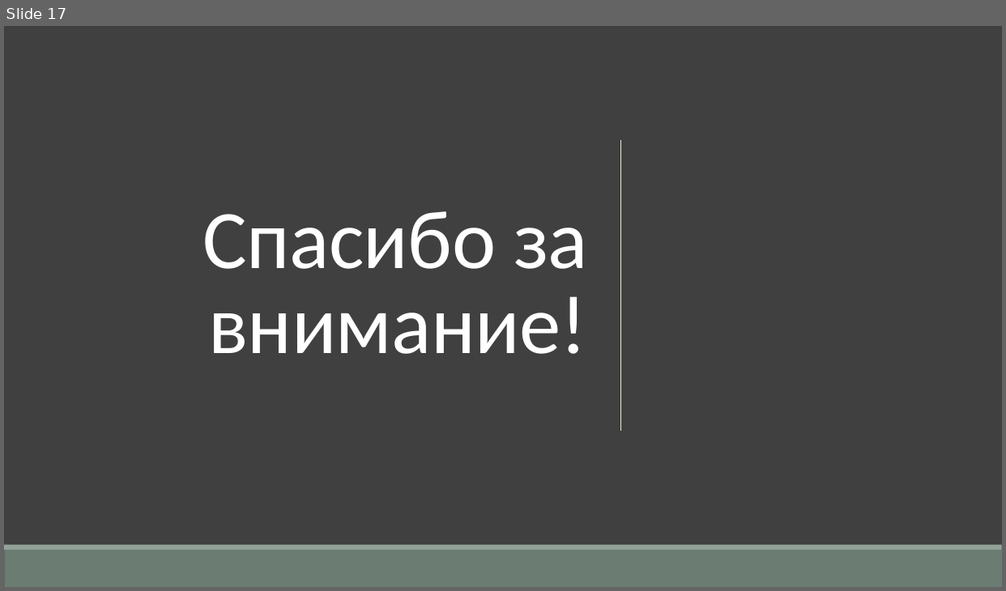
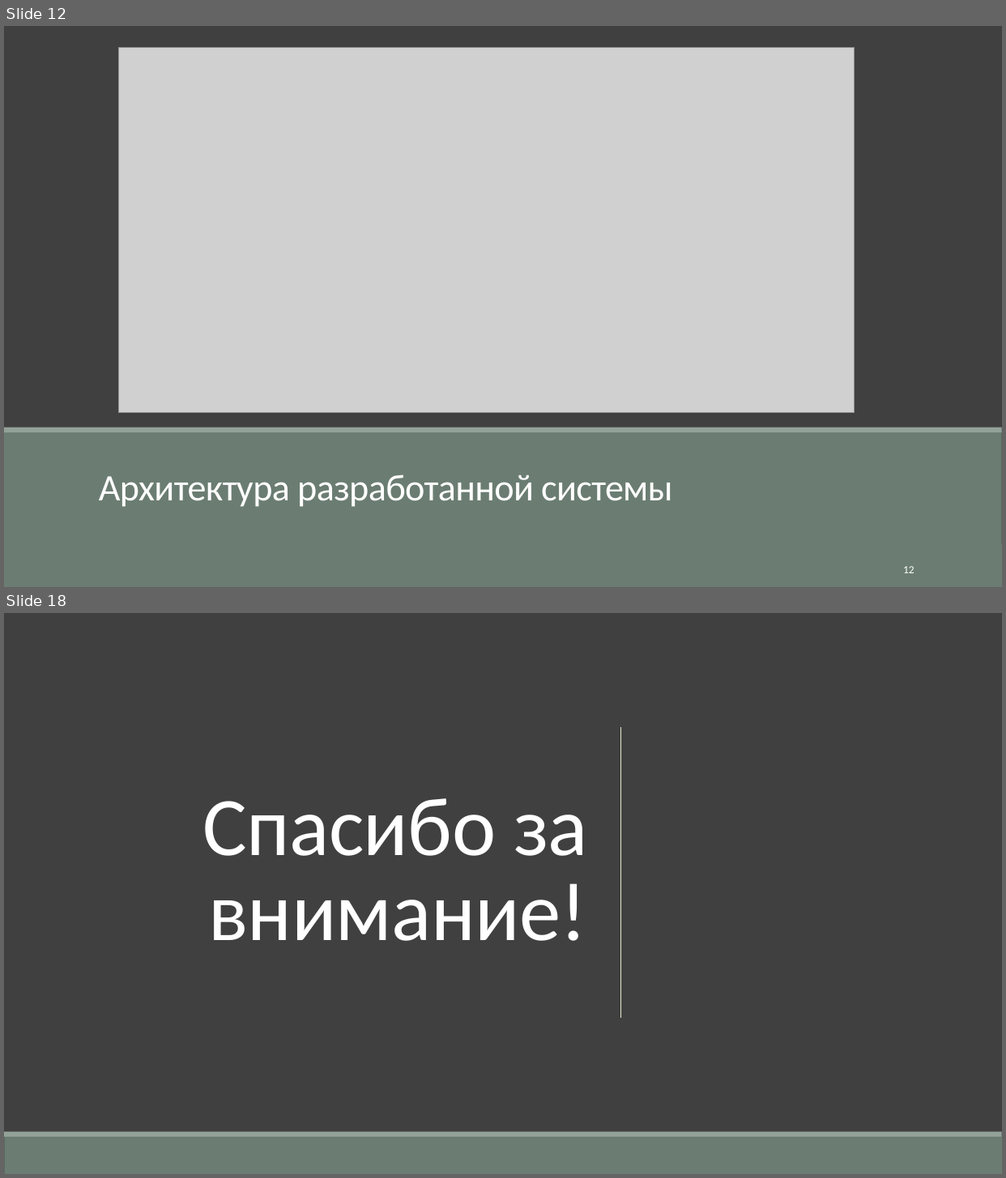
Before and after one commit to AknasMacefg/ITiABD, a slide deck: Курс 3/DevOps/ИД23-1_МасловАН_Отчёт по проекту.pptx. Shown one above the other, each under a label of ours: slide 17 before the commit, slides 12 and 18 after it; the slides between them are not shown. The pictures are 1006x591 and 1006x1178 pixels, drawn with LibreOffice and Linux fonts; fonts in the diff are those of the drawing; grey boxes stand for pictures. Boxes give left, top, right and bottom in pixels: in the first picture for what was removed or moved away, otherwise in the second. Text is boxed around its words. In the diff, an @@ line names an element or a change of style, - is before the commit and + after.

```diff
--- a/Курс 3/DevOps/ИД23-1_МасловАН_Отчёт по проекту.pptx
+++ b/Курс 3/DevOps/ИД23-1_МасловАН_Отчёт по проекту.pptx
@@ slide 12 added at (4, 26, 1002, 587), background #404040 @@
@@ rectangle added at (4, 26, 1002, 427), fill #404040 @@
@@ picture added at (118, 48, 854, 414) @@
@@ rectangle added at (4, 432, 1002, 587), fill #6B7D72 @@
@@ rectangle added at (4, 428, 1002, 433), fill #93A299 @@
@@ title added at (99, 475, 672, 507), 36 pt, text #FFFFFF @@
+Архитектура разработанной системы
@@ rectangle added at (4, 550, 1002, 587), fill #6B7D72 @@
@@ rectangle added at (4, 544, 1002, 550), fill #93A299 @@
@@ page number added at (903, 566, 914, 574), 10.5 pt, text #FFFFFF @@
+12
@@ what was slide 17 is now slide 18 @@
```
Also in this commit, not shown: 4 slides changed, 12 other slides added, 12 slides removed, 4 other files.
